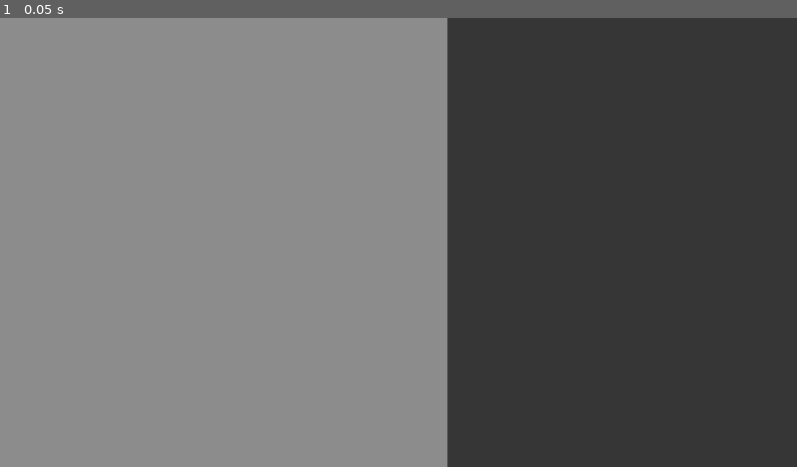
Above: before the commit, frame 1.
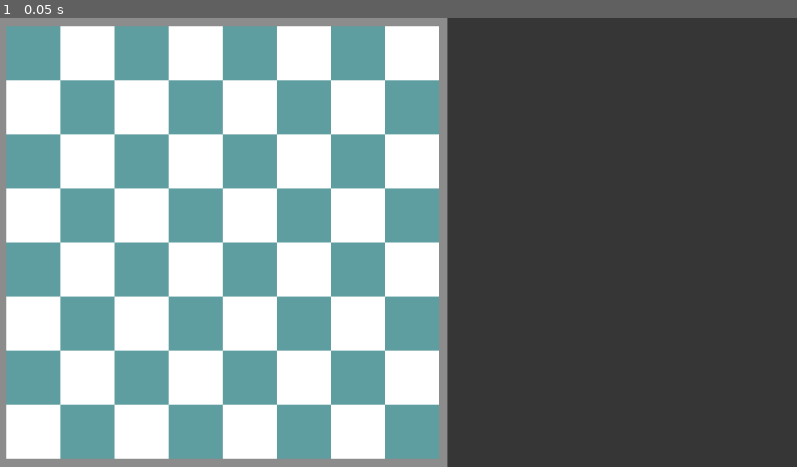
Above: after the commit, the same moment.

Repository: harrisb002/ChessDefense
Game: Godot game, scene res://main.tscn
Same seed, same stepped clock (60 frames per second), same inputs: the game is played once before the commit and once after it.
Inputs:
- Up to frame 1 (0.05 s): no input

The runs differ from the first frame. In frame 1, 52% of the frame differs, in the area x 0-56%, y 1-99%.

Commit message:
Create board

Diff:
--- a/Scenes/gui.tscn
+++ b/Scenes/gui.tscn
@@ -40,5 +40,6 @@
 grow_horizontal = 2
 grow_vertical = 2
 theme_override_constants/h_separation = 0
+theme_override_constants/v_separation = 0
 columns = 8
 metadata/_edit_use_anchors_ = true
--- a/Scripts/GUI.gd
+++ b/Scripts/GUI.gd
@@ -10,6 +10,18 @@
 
 # Called when the node enters the scene tree for the first time.
 func _ready() -> void:
+	for i in range(64):
+		create_slot()
+
+	# Set color background based on even/odd
+	var colorbit := 0
+	for i in range(8):
+		for j in range(8):
+			if j%2 == colorbit:
+				grid_array[i*8+j].set_background(Color.CADET_BLUE)
+		if colorbit == 0: # Flip bit cause each starting row is dif.
+			colorbit = 1
+		else: colorbit = 0
 	pass # Replace with function body.
 
 
@@ -18,8 +30,9 @@
 	pass
 
 
-func create_slots():
+func create_slot():
 	# Instantiate new slot
 	var new_slot = slot_scene.instantiate()
 	new_slot.slot_ID = grid_array.size()
+	board_grid.add_child(new_slot)
 	grid_array.push_back(new_slot)
--- a/Scripts/slot.gd
+++ b/Scripts/slot.gd
@@ -11,3 +11,6 @@
 # Called every frame. 'delta' is the elapsed time since the previous frame.
 func _process(delta: float) -> void:
 	pass
+
+func set_background(c) -> void:
+	color = c
